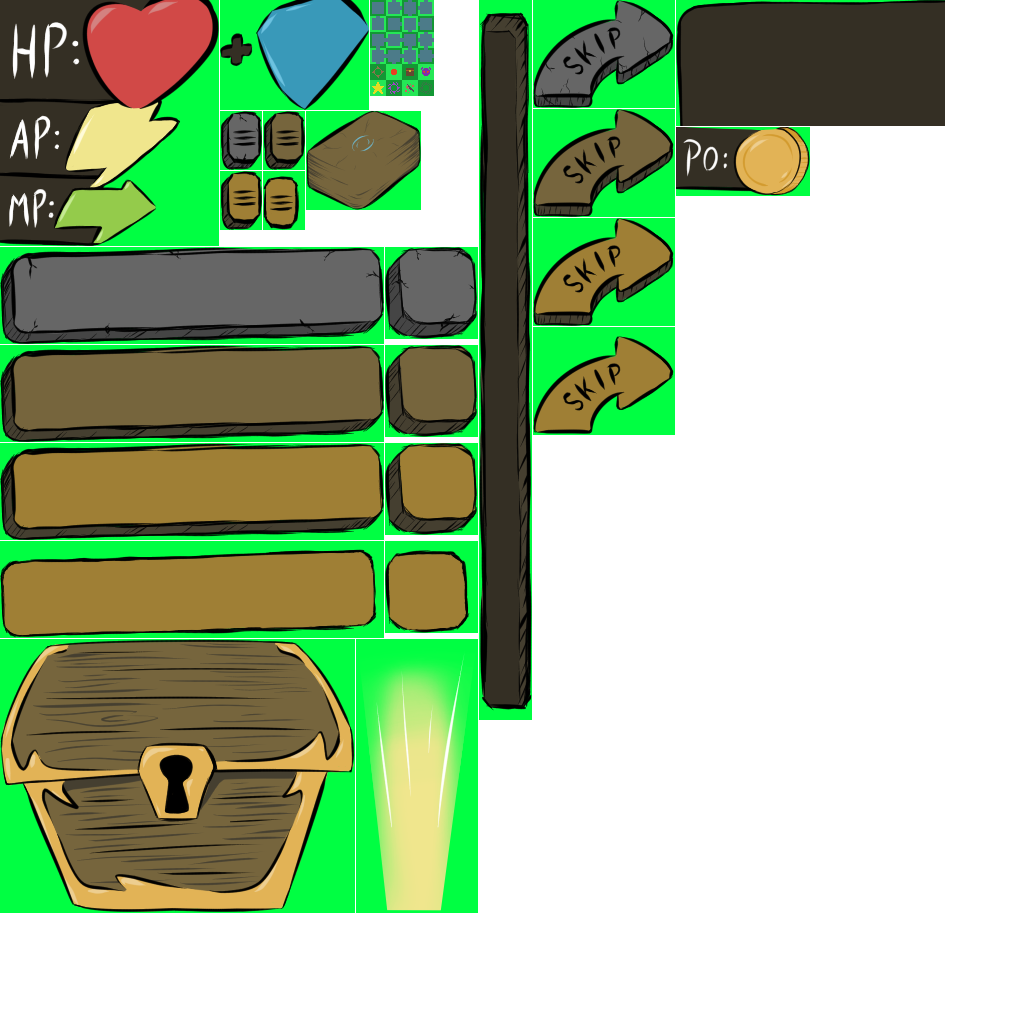
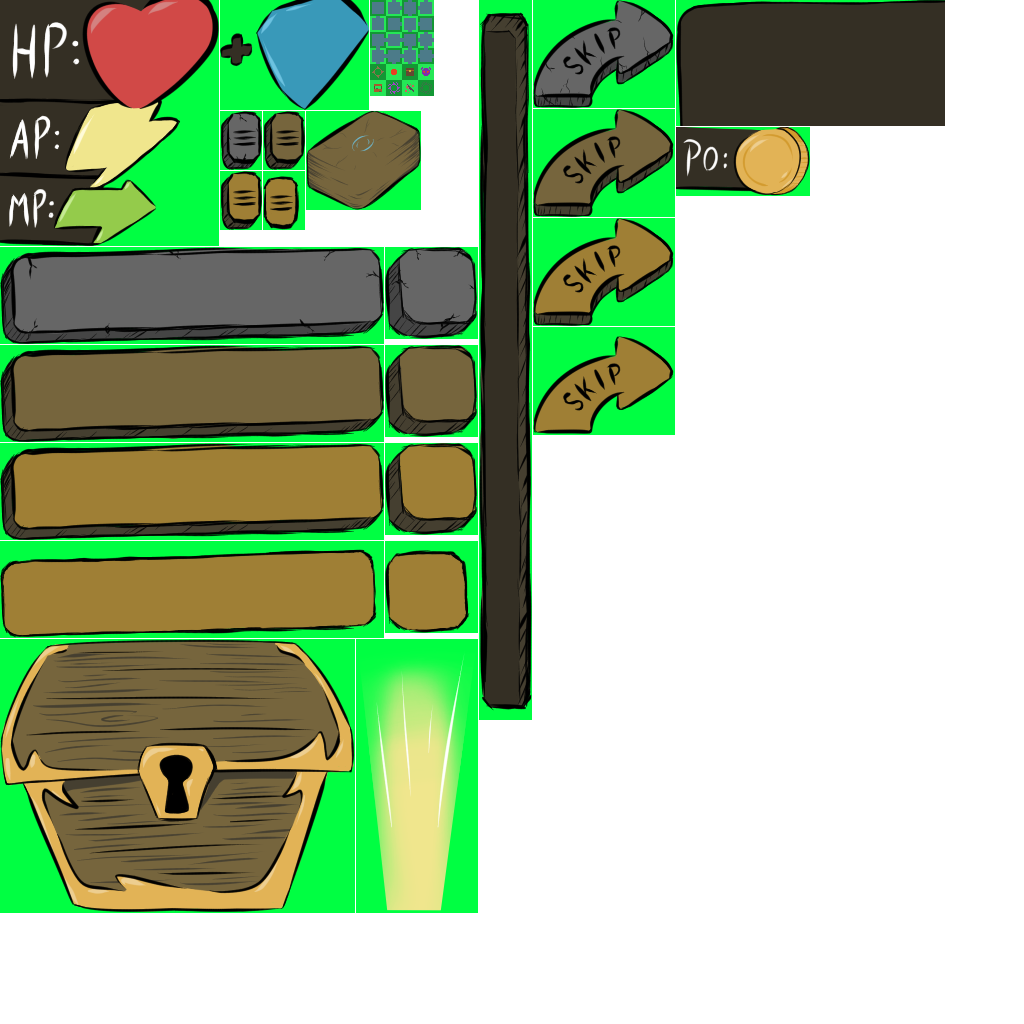
Before/after of a 1024 x 1024 layered artwork. What changed in the layer stack:
painted on "Copier de Calque de dessin 4" (3rd of 4, in "slider") over [left=372, top=82, right=384, bottom=94]
painted on "color" (3rd of 6, in "color") over [left=372, top=82, right=384, bottom=94]
painted on "color" (4th of 6, in "color") over [left=372, top=82, right=384, bottom=94]
painted on "color" (5th of 6, in "color") over [left=372, top=82, right=384, bottom=94]
painted on "color" (6th of 6, in "color") over [left=372, top=82, right=384, bottom=94]
painted on "Calque de dessin 9" over [left=372, top=82, right=384, bottom=94]
removed layer "Copier de miniMap" over [left=372, top=82, right=384, bottom=94]
painted on "miniMap" (1st of 2) over [left=372, top=82, right=384, bottom=94]
removed layer "miniMap" (2nd of 3) over [left=372, top=82, right=384, bottom=94]
painted on "Copier de Calque de dessin 7" (1st of 3, in "greenScreen") over [left=372, top=82, right=384, bottom=94]
painted on "Calque de dessin 7" (2nd of 2, in "greenScreen") over [left=372, top=82, right=384, bottom=94]
painted on "Copier de Calque de dessin 7" (2nd of 3, in "greenScreen") over [left=372, top=82, right=384, bottom=94]
painted on "Calque de dessin 12" over [left=372, top=82, right=384, bottom=94]
